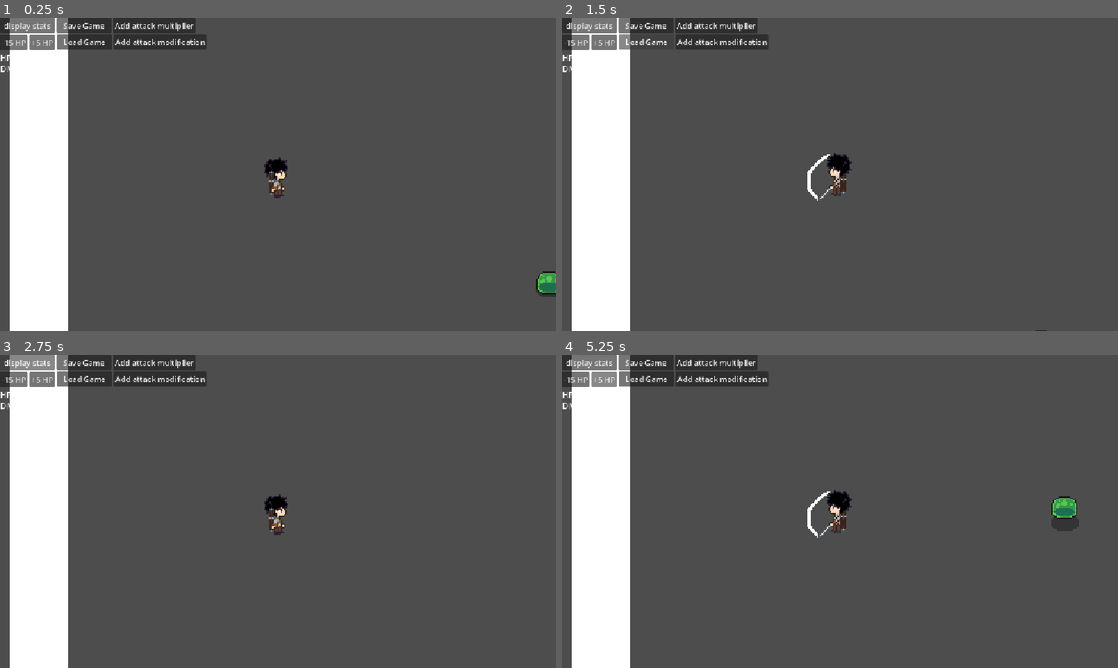
Above: before the commit, frames 1-4 (two rows, left to right).
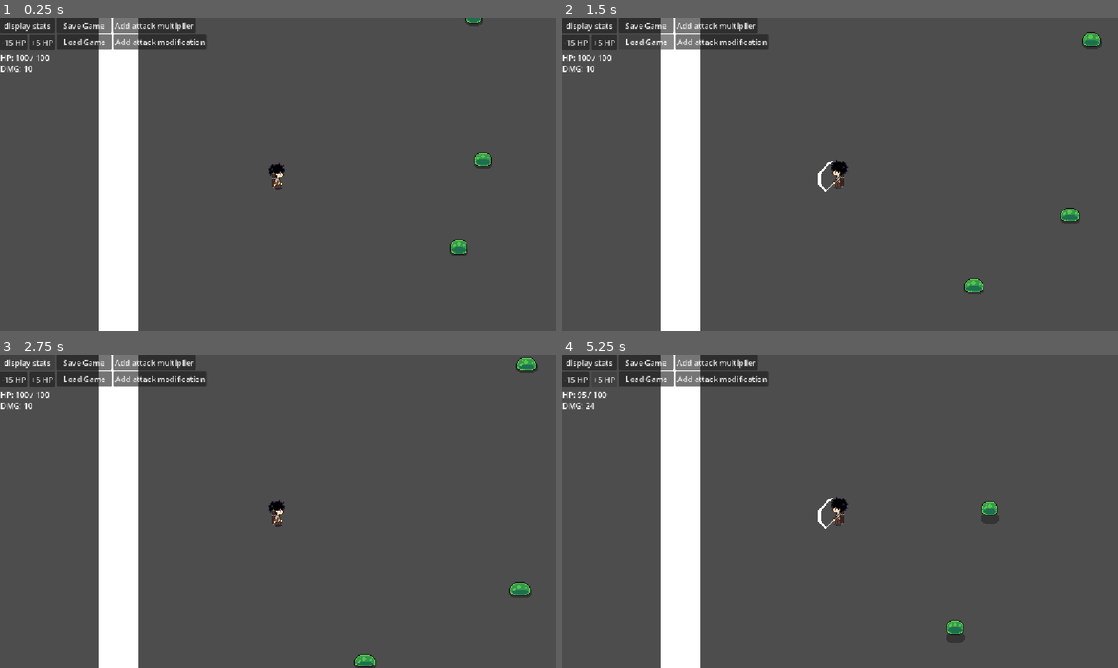
Above: after the commit, the same moments.

Repository: smymrr/Echeos-of-The-Veil
Game: Godot game, scene res://scenes/main.tscn
Two runs of this game, one before a commit and one after it. Both use one fixed random seed, a clock stepped at 60 frames per second and the inputs below.
Inputs:
- Up to frame 1 (0.25 s): no input
- Up to frame 2 (1.5 s): click "Save Game" at 0.5 s; click "Load Game" at 1.25 s
- Up to frame 3 (2.75 s): click "display stats" at 2 s
- Up to frame 4 (5.25 s): click "Add attack multiplier" at 2.75 s; click "Add attack modification" at 3.5 s; click "-15 HP" at 4.25 s; click "+5 HP" at 5 s

The runs differ from the first frame. In frame 1, 18% of the frame differs, in the area x 1-100%, y 0-100%; in frame 2, 18%; in frame 3, 18%; in frame 4, 19%, in the area x 1-93%, y 0-100%.

Commit message:
integrasi raycast ke ai slime

Diff:
--- /dev/null
+++ b/scenes/baseplate.tscn
@@ -0,0 +1,56 @@
+[gd_scene format=3 uid="uid://bqal3iwd6e0gx"]
+
+[sub_resource type="RectangleShape2D" id="RectangleShape2D_wtk66"]
+size = Vector2(1149, 40)
+
+[node name="Baseplate" type="Node2D" unique_id=397421195]
+
+[node name="Floor" type="StaticBody2D" parent="." unique_id=217217877]
+position = Vector2(-2, 382)
+collision_layer = 2
+collision_mask = 5
+metadata/_edit_group_ = true
+
+[node name="ColorRect" type="ColorRect" parent="Floor" unique_id=1120961078]
+offset_left = -20.0
+offset_top = -20.0
+offset_right = 1129.0
+offset_bottom = 20.0
+
+[node name="CollisionShape2D" type="CollisionShape2D" parent="Floor" unique_id=1302061900]
+position = Vector2(554.5, 0)
+shape = SubResource("RectangleShape2D_wtk66")
+
+[node name="Wall" type="StaticBody2D" parent="." unique_id=1413619485]
+position = Vector2(-3, -221)
+rotation = 1.5707964
+collision_layer = 2
+collision_mask = 5
+metadata/_edit_group_ = true
+
+[node name="ColorRect" type="ColorRect" parent="Wall" unique_id=217321407]
+offset_left = -20.0
+offset_top = -20.0
+offset_right = 1129.0
+offset_bottom = 20.0
+
+[node name="CollisionShape2D" type="CollisionShape2D" parent="Wall" unique_id=60678490]
+position = Vector2(554.5, 0)
+shape = SubResource("RectangleShape2D_wtk66")
+
+[node name="Wall2" type="StaticBody2D" parent="." unique_id=47132668]
+position = Vector2(490, -227)
+rotation = 1.5707964
+collision_layer = 2
+collision_mask = 5
+metadata/_edit_group_ = true
+
+[node name="ColorRect" type="ColorRect" parent="Wall2" unique_id=254043050]
+offset_left = -20.0
+offset_top = -20.0
+offset_right = 1129.0
+offset_bottom = 20.0
+
+[node name="CollisionShape2D" type="CollisionShape2D" parent="Wall2" unique_id=1643819153]
+position = Vector2(554.5, 0)
+shape = SubResource("RectangleShape2D_wtk66")
--- a/scenes/character/player.tscn
+++ b/scenes/character/player.tscn
@@ -653,7 +653,7 @@
 color = Color(0.654902, 0.28235295, 0.27450982, 1)
 
 [node name="Camera2D" type="Camera2D" parent="." unique_id=1955371024]
-zoom = Vector2(3, 3)
+zoom = Vector2(2, 2)
 
 [node name="Sprite" type="AnimatedSprite2D" parent="." unique_id=414947906]
 sprite_frames = SubResource("SpriteFrames_r6hca")
--- a/scenes/character/slime.tscn
+++ b/scenes/character/slime.tscn
@@ -240,6 +240,8 @@
 [node name="Collision" type="CollisionShape2D" parent="." unique_id=1360311394]
 shape = SubResource("CircleShape2D_p2gj0")
 
+[node name="LineOfSight2D" type="RayCast2D" parent="." unique_id=692940080]
+
 [connection signal="body_entered" from="Sight" to="." method="_on_sight_body_entered"]
 [connection signal="body_exited" from="Sight" to="." method="_on_sight_body_exited"]
 [connection signal="body_entered" from="Hitbox" to="." method="_on_hitbox_body_entered"]
--- /dev/null
+++ b/scenes/stats_ui.tscn
@@ -0,0 +1,119 @@
+[gd_scene format=3 uid="uid://dhaquktjbeud"]
+
+[ext_resource type="Script" uid="uid://p0siu1u08ox1" path="res://scripts/ui/display_stats.gd" id="1_60ac8"]
+[ext_resource type="Script" uid="uid://cy8vq05v6dsy7" path="res://scripts/ui/save_game.gd" id="1_ieq6q"]
+[ext_resource type="Script" uid="uid://colx00i700ood" path="res://scripts/ui/decrease_hp.gd" id="2_nv28q"]
+[ext_resource type="Script" path="res://scenes/load_game.gd" id="2_xfvx6"]
+[ext_resource type="Script" uid="uid://cfq6jh0iktwgu" path="res://scripts/ui/increase_hp.gd" id="3_ieq6q"]
+[ext_resource type="Script" path="res://scenes/button.gd" id="3_xfvx6"]
+[ext_resource type="Script" uid="uid://bp7ycabs04k4a" path="res://scripts/ui/hp_display.gd" id="4_nv28q"]
+[ext_resource type="Script" path="res://scenes/add_attack_modif.gd" id="5_y684s"]
+[ext_resource type="Script" path="res://scenes/damage_display.gd" id="7_gl8ic"]
+
+[node name="Control" type="Control" unique_id=1676327586]
+layout_mode = 3
+anchors_preset = 15
+anchor_right = 1.0
+anchor_bottom = 1.0
+grow_horizontal = 2
+grow_vertical = 2
+
+[node name="CanvasLayer" type="CanvasLayer" parent="." unique_id=1052367823]
+
+[node name="SaveGame" type="MarginContainer" parent="CanvasLayer" unique_id=784654641]
+offset_left = 117.0
+offset_right = 231.0
+offset_bottom = 31.0
+metadata/_edit_group_ = true
+
+[node name="Button" type="Button" parent="CanvasLayer/SaveGame" unique_id=1260436904]
+layout_mode = 2
+text = "Save Game"
+script = ExtResource("1_ieq6q")
+
+[node name="LoadGame" type="MarginContainer" parent="CanvasLayer" unique_id=2085733310]
+offset_left = 118.0
+offset_top = 34.0
+offset_right = 232.0
+offset_bottom = 65.0
+metadata/_edit_group_ = true
+
+[node name="Button" type="Button" parent="CanvasLayer/LoadGame" unique_id=1372744540]
+layout_mode = 2
+text = "Load Game"
+script = ExtResource("2_xfvx6")
+
+[node name="DisplayStats" type="MarginContainer" parent="CanvasLayer" unique_id=1502321389]
+offset_right = 114.0
+offset_bottom = 31.0
+metadata/_edit_group_ = true
+
+[node name="Button" type="Button" parent="CanvasLayer/DisplayStats" unique_id=977351058]
+layout_mode = 2
+text = "display stats"
+script = ExtResource("1_60ac8")
+
+[node name="AddAttackMulti" type="MarginContainer" parent="CanvasLayer" unique_id=2122719787]
+offset_left = 234.0
+offset_right = 348.0
+offset_bottom = 31.0
+metadata/_edit_group_ = true
+
+[node name="Button" type="Button" parent="CanvasLayer/AddAttackMulti" unique_id=1959568776]
+layout_mode = 2
+text = "Add attack multiplier"
+script = ExtResource("3_xfvx6")
+
+[node name="AddAttackModif" type="MarginContainer" parent="CanvasLayer" unique_id=1068072129]
+offset_left = 235.0
+offset_top = 34.0
+offset_right = 376.0
+offset_bottom = 65.0
+metadata/_edit_group_ = true
+
+[node name="Button" type="Button" parent="CanvasLayer/AddAttackModif" unique_id=650279913]
+layout_mode = 2
+text = "Add attack modification"
+script = ExtResource("5_y684s")
+
+[node name="DecreaseHP" type="MarginContainer" parent="CanvasLayer" unique_id=863223419]
+offset_left = -1.0
+offset_top = 35.0
+offset_right = 49.0
+offset_bottom = 57.0
+metadata/_edit_group_ = true
+
+[node name="Button" type="Button" parent="CanvasLayer/DecreaseHP" unique_id=1113989510]
+layout_mode = 2
+text = "-15 HP"
+script = ExtResource("2_nv28q")
+
+[node name="IncreaseHP" type="MarginContainer" parent="CanvasLayer" unique_id=1278746932]
+offset_left = 61.0
+offset_top = 35.0
+offset_right = 114.0
+offset_bottom = 66.0
+metadata/_edit_group_ = true
+
+[node name="Button" type="Button" parent="CanvasLayer/IncreaseHP" unique_id=1425825139]
+layout_mode = 2
+text = "+5 HP"
+script = ExtResource("3_ieq6q")
+
+[node name="HP" type="Label" parent="CanvasLayer" unique_id=1702388534]
+offset_left = 1.0
+offset_top = 70.0
+offset_right = 116.0
+offset_bottom = 93.0
+text = "HP: 100"
+justification_flags = 171
+script = ExtResource("4_nv28q")
+
+[node name="DealtDamage" type="Label" parent="CanvasLayer" unique_id=1721549597]
+offset_left = 1.0
+offset_top = 93.0
+offset_right = 116.0
+offset_bottom = 116.0
+text = "DMG: 0"
+justification_flags = 171
+script = ExtResource("7_gl8ic")
--- a/scripts/enemy/slime/slime.gd
+++ b/scripts/enemy/slime/slime.gd
@@ -13,6 +13,7 @@
 @onready var knockback_decay: float = 15.0
 @onready var sprite: AnimatedSprite2D = $"Sprite"
 @onready var hitbox: Area2D = $"Hitbox"
+@onready var line_of_sight: RayCast2D = get_node_or_null("LineOfSight2D")
 
 var attack_tween: Tween
 
@@ -36,12 +37,18 @@
 	target_roam_pos = home_position
 	# Langsung mulai roaming begitu game dimuat
 	_set_new_roam_target()
+	if not line_of_sight:
+		print("ERROR: Node LineOfSight2D tidak ditemukan!")
 
 func _physics_process(delta: float) -> void:
 	if not is_alive:
 		return
 
 	var target_position = Vector2.ZERO
+
+	# Update arah RayCast ke posisi player saat player terdeteksi dalam area
+	if is_instance_valid(player) and line_of_sight:
+		line_of_sight.target_position = line_of_sight.to_local(player.global_position)
 
 	# Menentukan target berdasarkan status saat ini
 	match current_state:
@@ -51,25 +58,42 @@
 			if global_position.distance_to(target_roam_pos) < 5.0:
 				_set_new_roam_target()
 
+			# Jika player masuk area DAN terlihat oleh RayCast, ubah state jadi CHASING
+			if is_instance_valid(player) and _is_player_visible():
+				current_state = State.CHASING
+				print("Musuh mulai MENGEJAR!")
+
 		State.CHASING:
-			if player:
+			print("chasing")
+			if is_instance_valid(player):
 				target_position = player.global_position
 				if can_attack and hitbox.overlaps_body(player):
 					current_state = State.ATTACKING
+				# Jika pandangan terhalang tembok / player tidak terlihat lagi
+				elif not _is_player_visible():
+					current_state = State.RETURNING
+					print("Player terhalang/hilang, musuh KEMBALI.")
 			else:
 				# Cadangan jika player hilang
+				player = null
 				current_state = State.RETURNING
+
 		State.RETURNING:
 			target_position = home_position
+			# Jika melihat player kembali saat perjalanan pulang
+			if is_instance_valid(player) and _is_player_visible():
+				current_state = State.CHASING
 			# Jika sudah kembali dekat posisi asal, kembali roaming
-			if global_position.distance_to(home_position) < 5.0:
+			elif global_position.distance_to(home_position) < 5.0:
 				global_position = home_position
 				current_state = State.ROAMING
 				_set_new_roam_target()
+
 		State.ATTACKING:
 			if can_attack:
 				_perform_attack()
 			target_position = global_position
+
 		State.KNOCKBACK:
 			target_position = global_position
 
@@ -86,12 +110,26 @@
 		# Kalau vector knockback sudah habis, lanjutkan roam/mengejar
 		if knockback_velocity.length_squared() < 100:
 			knockback_velocity = Vector2.ZERO
-			current_state = State.CHASING if player else State.ROAMING
+			current_state = State.CHASING if (is_instance_valid(player) and _is_player_visible()) else State.ROAMING
 
 	velocity = normal_velocity + knockback_velocity
 	_process_animation("move")
 
 	move_and_slide()
+
+func _is_player_visible() -> bool:
+	if not line_of_sight:
+		return false
+
+	if line_of_sight.is_colliding():
+		print("colliding")
+		var collider = line_of_sight.get_collider()
+		if collider:
+			print("valid collider")
+			if collider.name == "Player":
+				print("player collider")
+				return true
+	return false
 
 func _perform_attack() -> void:
 	can_attack = false
@@ -150,7 +188,6 @@
 		if attack_cancelled:
 			can_attack = true
 			attack_cancelled = false
-
 			return false
 
 		await get_tree().process_frame
@@ -219,19 +256,24 @@
 	elif prefix == "move":
 		sprite.play(prefix)
 
-# --- HUBUNGKAN SINYAL INI DARI NODE Area2D ANDA ---
+# --- SINYAL DETEKSI AREA ---
 
 func _on_sight_body_entered(body: Node2D) -> void:
-	# Pastikan objek yang masuk adalah Player (masukkan player ke group "player")
-	if body.name == "Player":
+	if body.is_in_group("player") or body.name == "Player":
 		player = body
-		current_state = State.CHASING
+		print("Player terdeteksi masuk area!")
 
 func _on_sight_body_exited(body: Node2D) -> void:
 	if body == player:
 		player = null
-		# Ketika pemain keluar area deteksi, musuh kembali ke posisi asal dulu sebelum roaming lagi
 		current_state = State.RETURNING
+		print("Player keluar area!")
+
+func _on_area_2d_body_entered(body: Node2D) -> void:
+	_on_sight_body_entered(body)
+
+func _on_area_2d_body_exited(body: Node2D) -> void:
+	_on_sight_body_exited(body)
 
 func _on_hitbox_body_entered(body: Node2D) -> void:
 	if not is_alive or current_state == State.KNOCKBACK:
